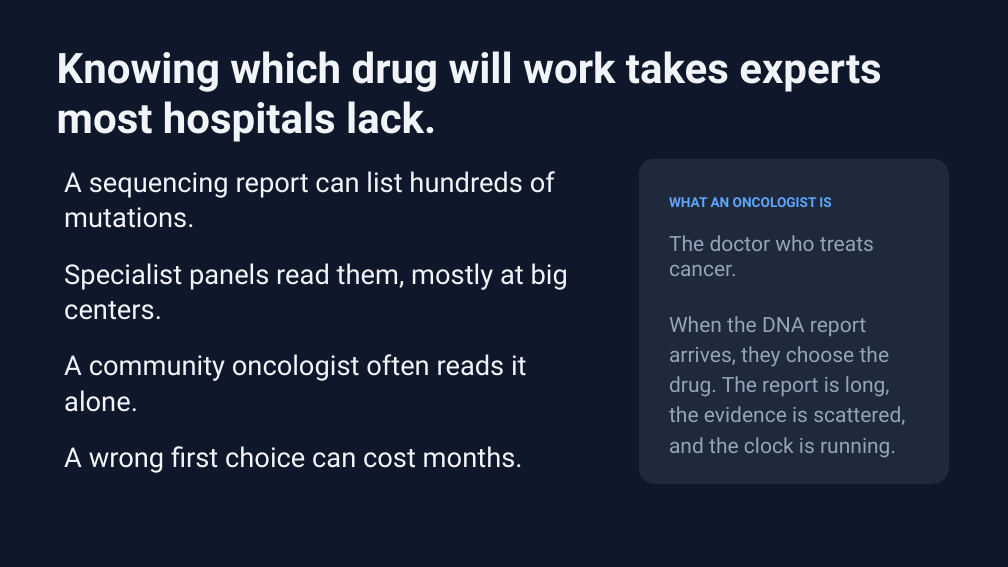
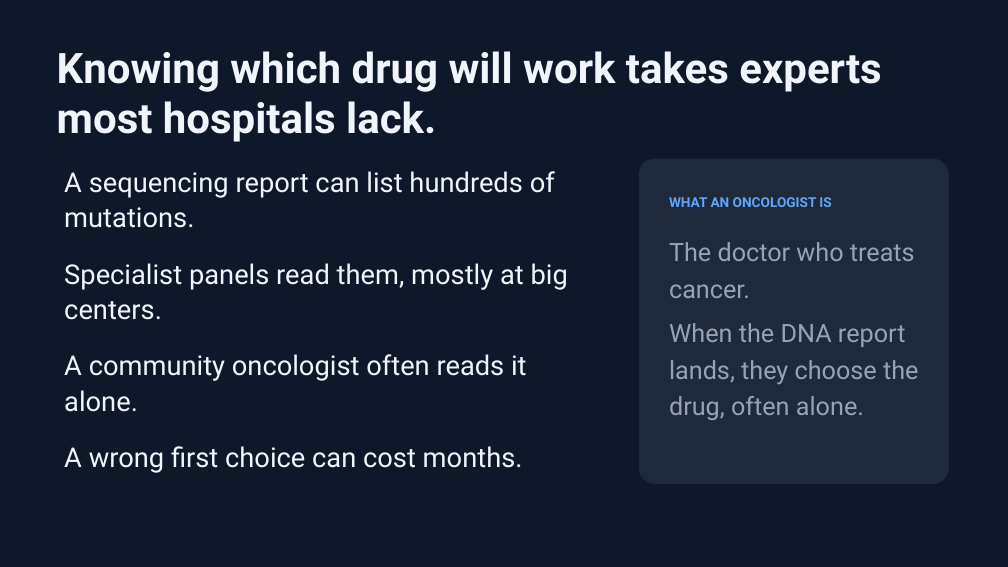
Before and after one commit to dev-abhinavmishra/resistanceai, a slide deck: slide 3 of ResistanceAI_Presentation_v9.pptx. Drawn at 1008x567 pixels with LibreOffice and Linux fonts; fonts in the diff are those of the drawing. Boxes give left, top, right and bottom in pixels: in the first picture for what was removed or moved away, otherwise in the second. Text is boxed around its words. In the diff, an @@ line names an element or a change of style, - is before the commit and + after.

```diff
--- a/ResistanceAI_Presentation_v9.pptx
+++ b/ResistanceAI_Presentation_v9.pptx
@@ text at <box>669,242,918,420</box>: text changed; size 20 to 24 pt @@
-The doctor who treats cancer.
-When the DNA report arrives, they choose the drug. The report is long, the evidence is scattered, and the clock is running.
+The doctor who treats cancer.
+When the DNA report lands, they choose the drug, often alone.
```
Also in this commit, not shown: 6 other slides changed, 1 other file.
